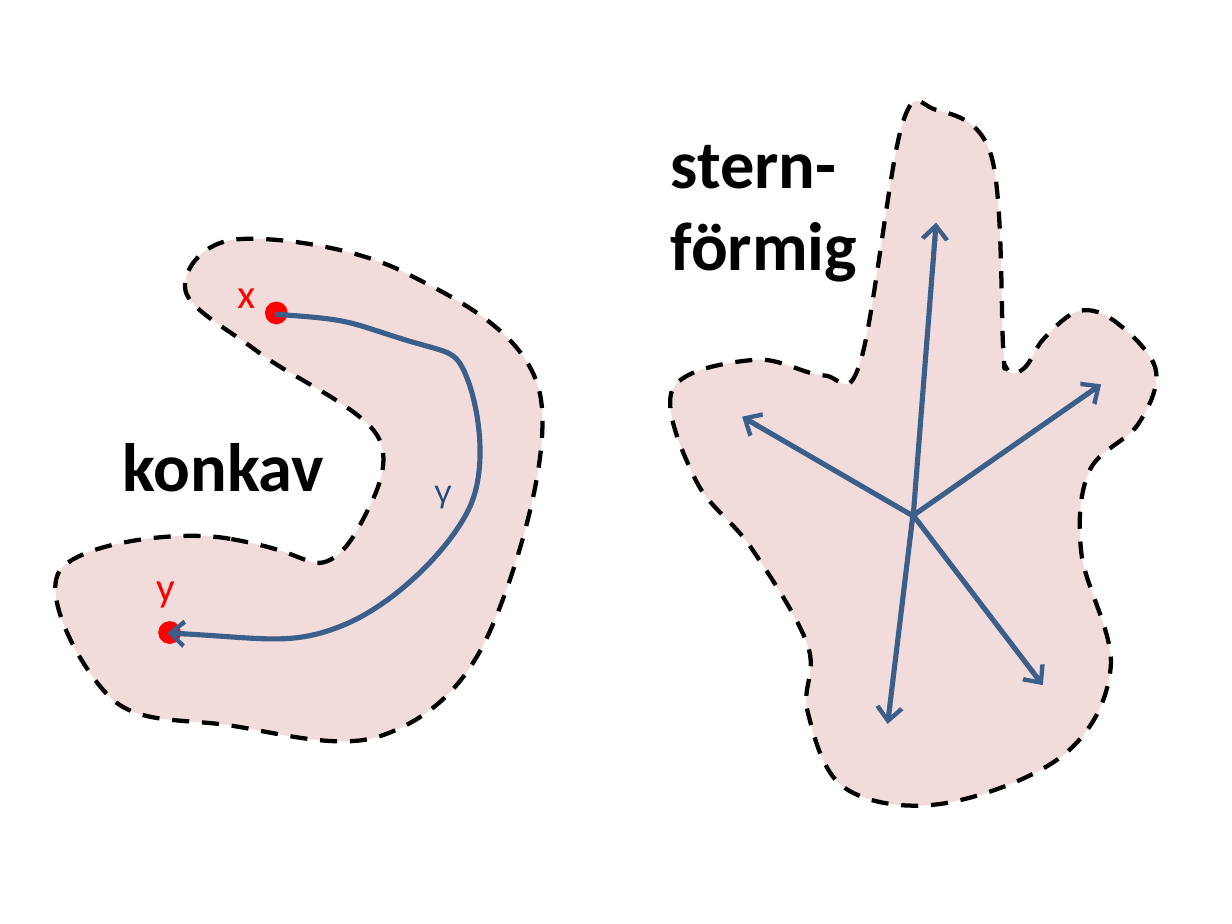
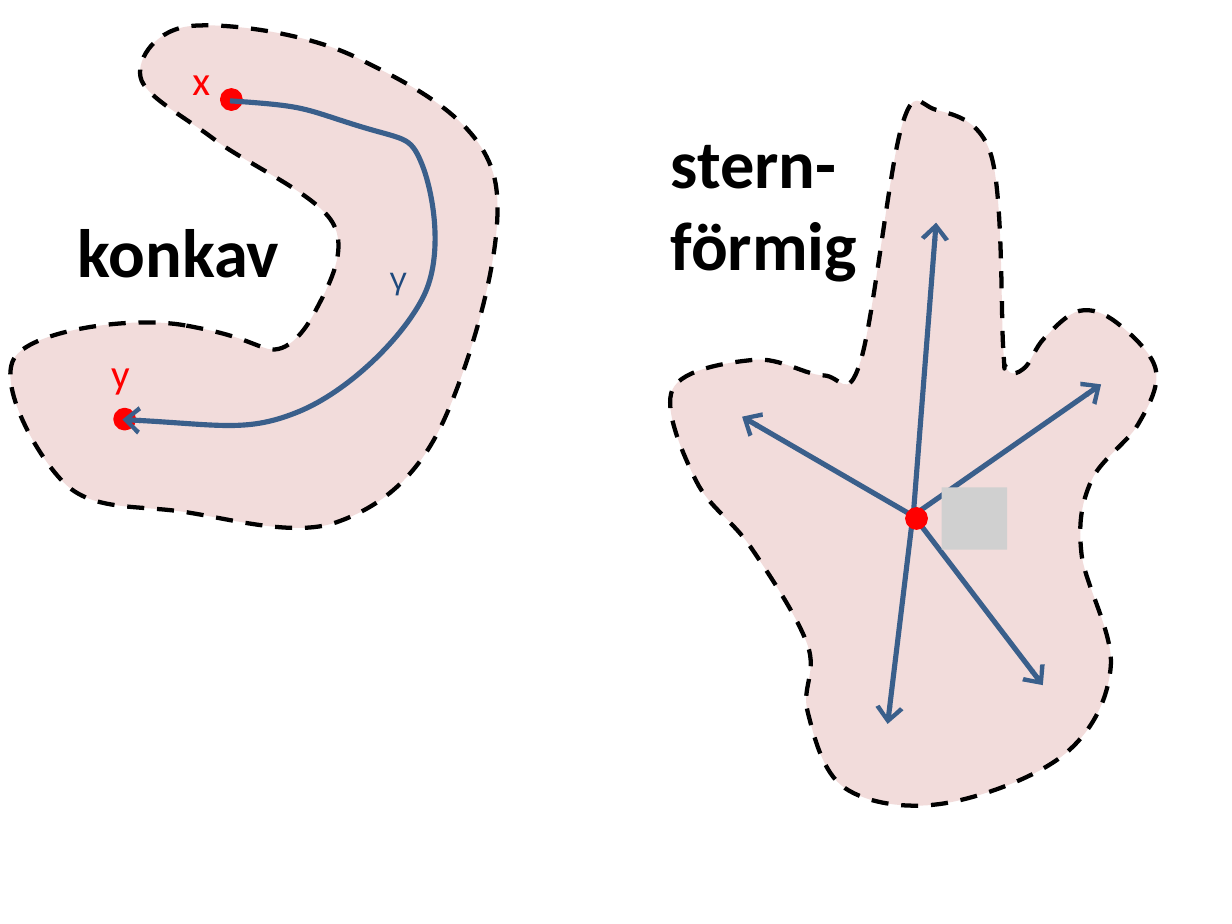
Before and after one commit to lutteropp/GeoTopo, a slide deck: slide 37 of images/Bilder.pptx. Drawn at 1232x924 pixels with LibreOffice and Linux fonts; fonts in the diff are those of the drawing; grey boxes stand for pictures. Boxes give left, top, right and bottom in pixels: in the first picture for what was removed or moved away, otherwise in the second. Text is boxed around its words. In the diff, an @@ line names an element or a change of style, - is before the commit and + after.

```diff
--- a/images/Bilder.pptx
+++ b/images/Bilder.pptx
@@ 4 texts, 2 freeform shapes, 2 ellipses: place and size @@
-4 texts, 2 freeform shapes, 2 ellipses at [43, 223, 557, 758]
+4 texts, 2 freeform shapes, 2 ellipses at [0, 9, 512, 543]
@@ freeform shape at [670, 101, 1157, 806]: outline redrawn @@
@@ ellipse added at [907, 509, 926, 529], fill #FF0000, outline #FF0000 2 pt @@
@@ picture added at [941, 488, 1007, 549] @@
```
Also in this commit, not shown: 1 other slide changed, 4 slides added, 1 slide removed, 13 other files.
